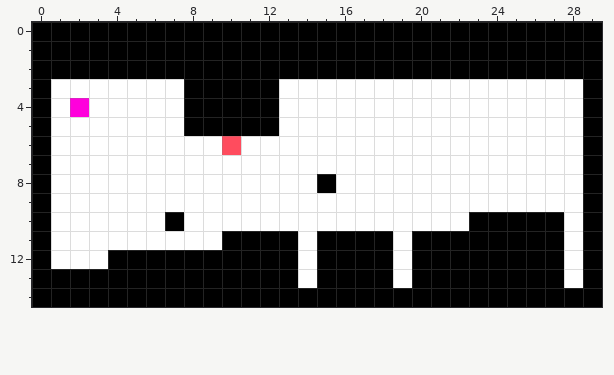
Edited in one commit: pixel-art sprite (res/levels/test.png). The picture above was drawn from the file before the commit.
The file is 30x15 pixels.
And afterwards:
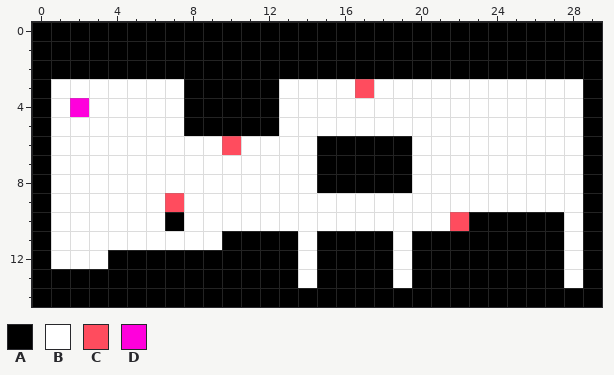
Palette (. is transparent): A #000000  B #ffffff  C #ff4c5e  D #ff00dc
Difference:
@@ x 5..24 @@
  2 AAAAAAAAAAAAAAAAAAAA
- 3 BBBAAAAABBBBBBBBBBBB
+ 3 BBBAAAAABBBBCBBBBBBB
  4 BBBAAAAABBBBBBBBBBBB
  5 BBBAAAAABBBBBBBBBBBB
- 6 BBBBBCBBBBBBBBBBBBBB
- 7 BBBBBBBBBBBBBBBBBBBB
- 8 BBBBBBBBBBABBBBBBBBB
- 9 BBBBBBBBBBBBBBBBBBBB
-10 BBABBBBBBBBBBBBBBBAA
+ 6 BBBBBCBBBBAAAAABBBBB
+ 7 BBBBBBBBBBAAAAABBBBB
+ 8 BBBBBBBBBBAAAAABBBBB
+ 9 BBCBBBBBBBBBBBBBBBBB
+10 BBABBBBBBBBBBBBBBCAA
 11 BBBBBAAAABAAAABAAAAA
Boxes around the changes in both pictures, in picture pixels (x1, y1, x2, y2):
changed: (317, 79, 469, 231)
changed: (165, 193, 184, 212)
